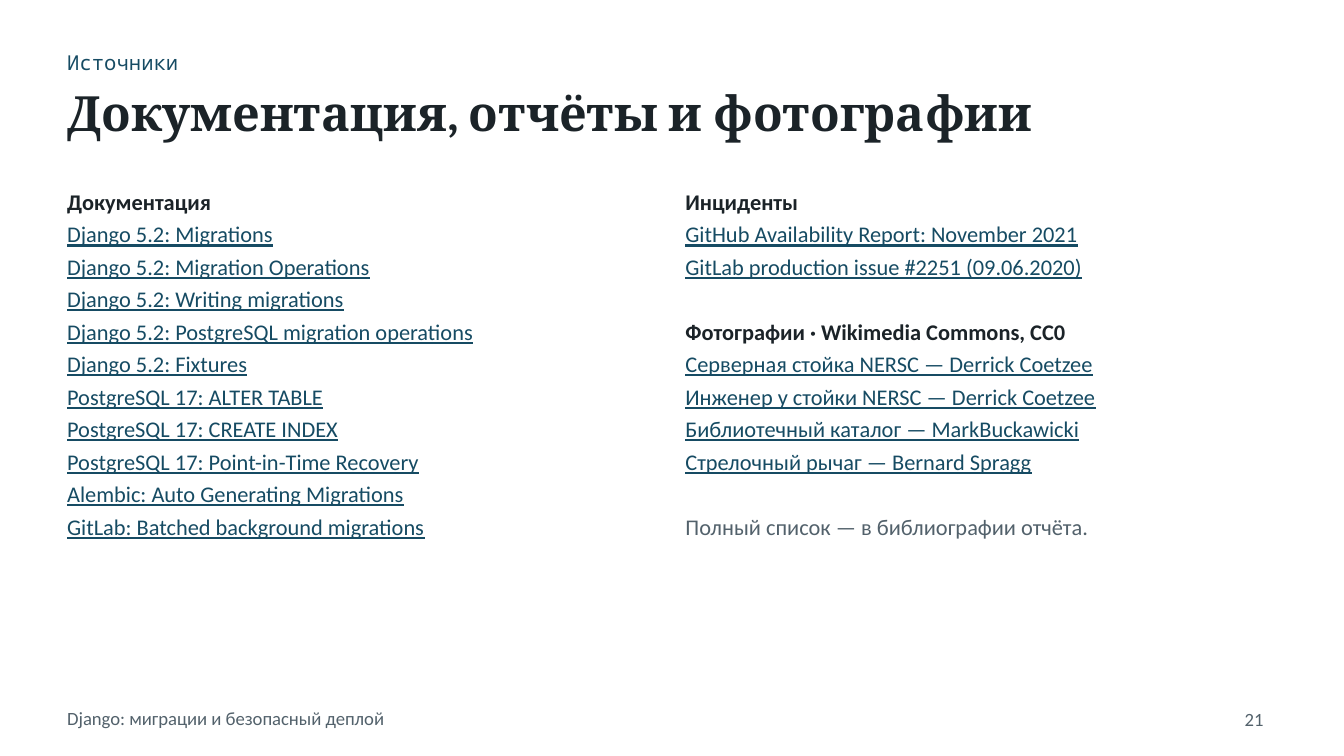
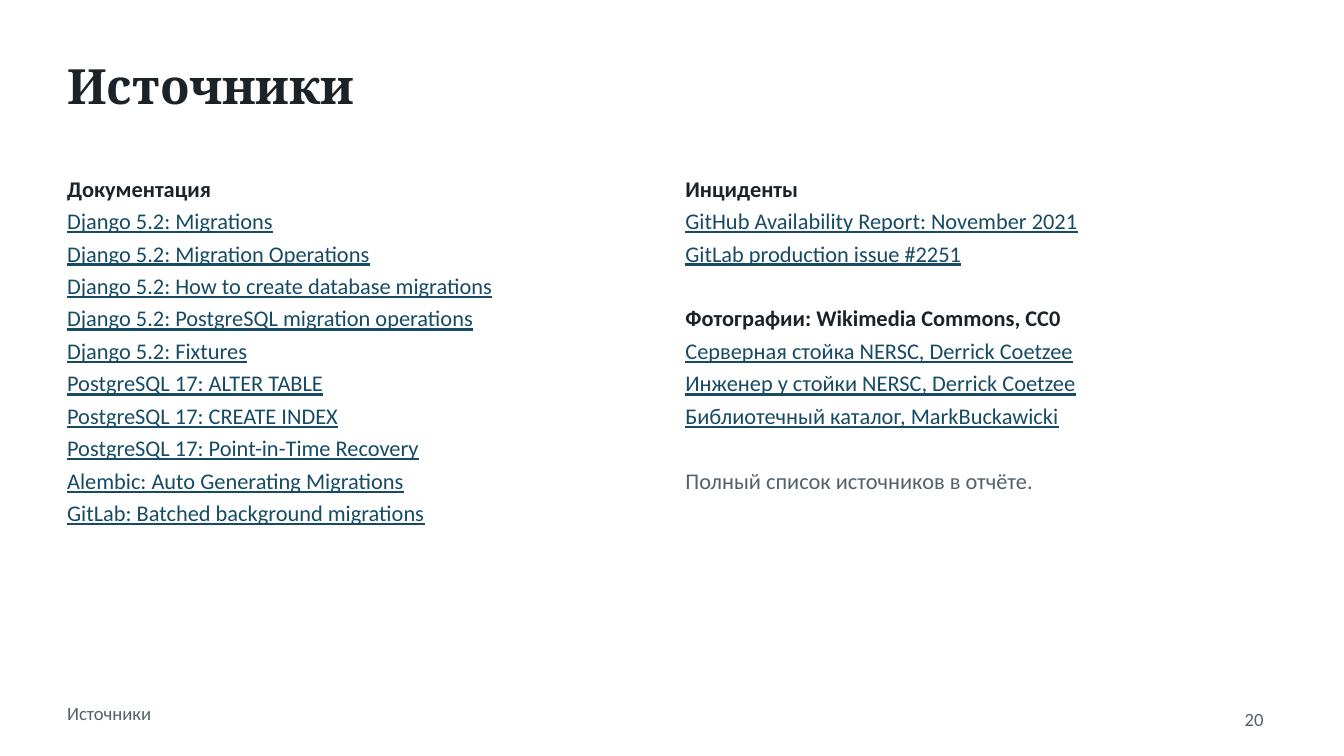
Before and after one commit to Aalerti/django-migrations-report, a slide deck: slide 20 of django_migrations_presentation.pptx (slide 21 before the commit). Drawn at 1344x756 pixels with LibreOffice and Linux fonts; fonts in the diff are those of the drawing. Boxes give left, top, right and bottom in pixels: in the first picture for what was removed or moved away, otherwise in the second. Text is boxed around its words. In the diff, an @@ line names an element or a change of style, - is before the commit and + after.

```diff
--- a/django_migrations_presentation.pptx
+++ b/django_migrations_presentation.pptx
@@ title "Источники" moved from (x1=67, y1=55, x2=178, y2=71) to (x1=67, y1=69, x2=354, y2=105) @@
@@ title "Источники" at (x1=67, y1=69, x2=354, y2=105): size 11 to 26 pt, font Noto Sans Mono to Cambria, text colour #164B63 to #1B2328, bold on; less space between paragraphs; vertical alignment middle to top @@
@@ title removed at (x1=67, y1=94, x2=1032, y2=143) @@
-Документация, отчёты и фотографии
@@ text "Документация" moved from (x1=67, y1=195, x2=472, y2=539) to (x1=67, y1=182, x2=492, y2=525) @@
@@ text "Инциденты" moved from (x1=685, y1=195, x2=1095, y2=539) to (x1=685, y1=182, x2=1077, y2=489) @@
@@ text at (x1=685, y1=246, x2=1075, y2=489): text changed @@
-GitLab production issue #2251 (09.06.2020)
-Фотографии · Wikimedia Commons, CC0
-Серверная стойка NERSC — Derrick Coetzee
-Инженер у стойки NERSC — Derrick Coetzee
-Библиотечный каталог — MarkBuckawicki
-Стрелочный рычаг — Bernard Spragg
-Полный список — в библиографии отчёта.
+GitLab production issue #2251
+Фотографии: Wikimedia Commons, CC0
+Серверная стойка NERSC, Derrick Coetzee
+Инженер у стойки NERSC, Derrick Coetzee
+Библиотечный каталог, MarkBuckawicki
+Полный список источников в отчёте.
@@ text at (x1=67, y1=278, x2=492, y2=298): text changed @@
-Django 5.2: Writing migrations
+Django 5.2: How to create database migrations
@@ text removed at (x1=67, y1=712, x2=385, y2=728) @@
-Django: миграции и безопасный деплой
@@ text added at (x1=67, y1=708, x2=151, y2=720), 10 pt, text #52616B @@
+Источники
@@ page number at (x1=1245, y1=714, x2=1264, y2=726): text changed @@
-21
+20
```
Also in this commit, not shown: 17 other slides changed, 2 slides added, 3 slides removed, 1 other file.
